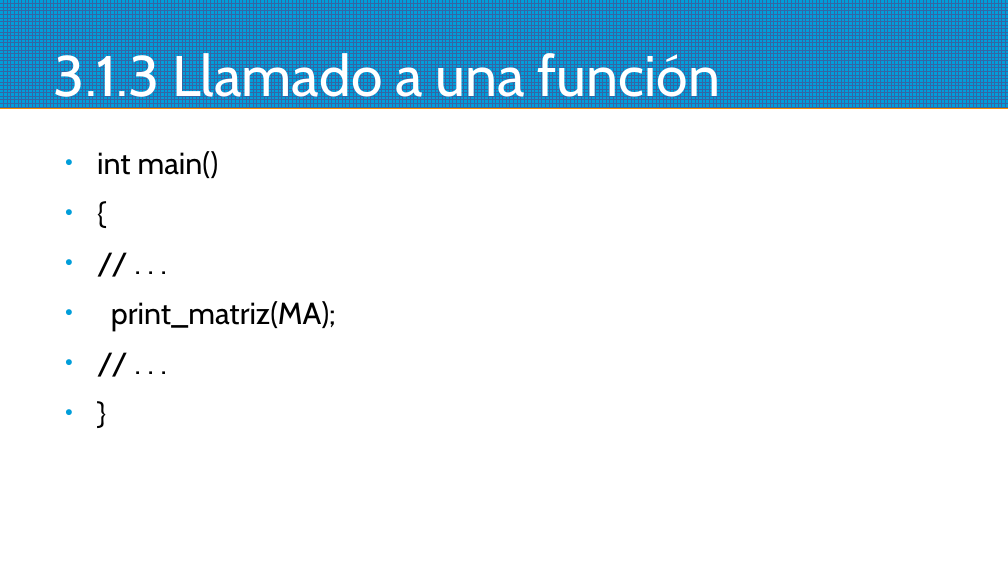
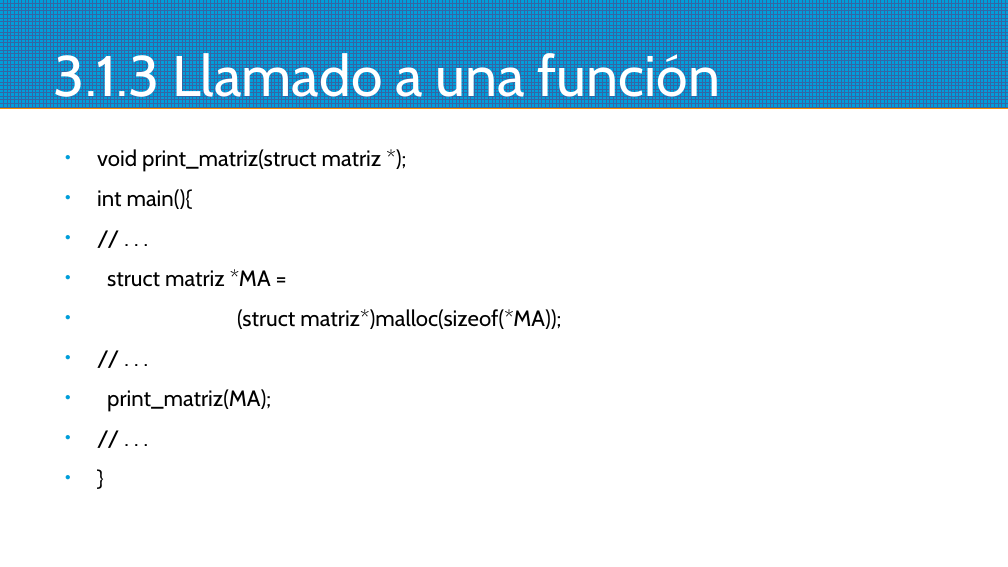
Before and after one commit to programacionestructurada/2021-2, a slide deck: slide 6 of U3_Manejo_de_Funciones_y_Cadenas/U3_Manejo_de_Funciones_y _Cadenas__3_1_Funciones.pptx. Drawn at 1008x567 pixels with LibreOffice and Linux fonts; fonts in the diff are those of the drawing; background and template pictures are left out. Boxes give left, top, right and bottom in pixels: in the first picture for what was removed or moved away, otherwise in the second. Text is boxed around its words. In the diff, an @@ line names an element or a change of style, - is before the commit and + after.

```diff
--- a/U3_Manejo_de_Funciones_y_Cadenas/U3_Manejo_de_Funciones_y _Cadenas__3_1_Funciones.pptx
+++ b/U3_Manejo_de_Funciones_y_Cadenas/U3_Manejo_de_Funciones_y _Cadenas__3_1_Funciones.pptx
@@ text at box(97, 149, 561, 329): text changed; size 24 to 17.5 pt @@
-● int main()
-● {
+● void print_matriz(struct matriz *);
+● int main(){
+● // . . .
+● struct matriz *MA =
+● (struct matriz*)malloc(sizeof(*MA));
@@ text at box(107, 389, 271, 412): size 24 to 17.5 pt in "// . . .", "print_matriz(MA);", "// . . .", "}" @@
```
Also in this commit, not shown: 1 other slide changed, 3 slides added, 27 other files.
